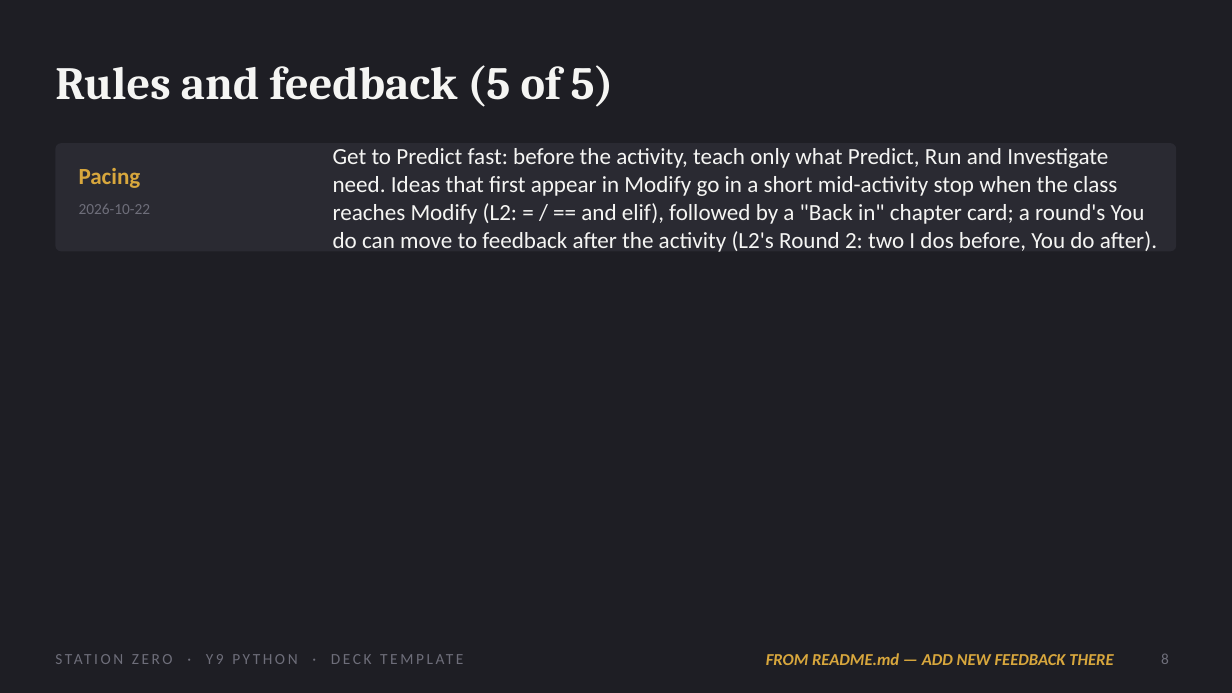
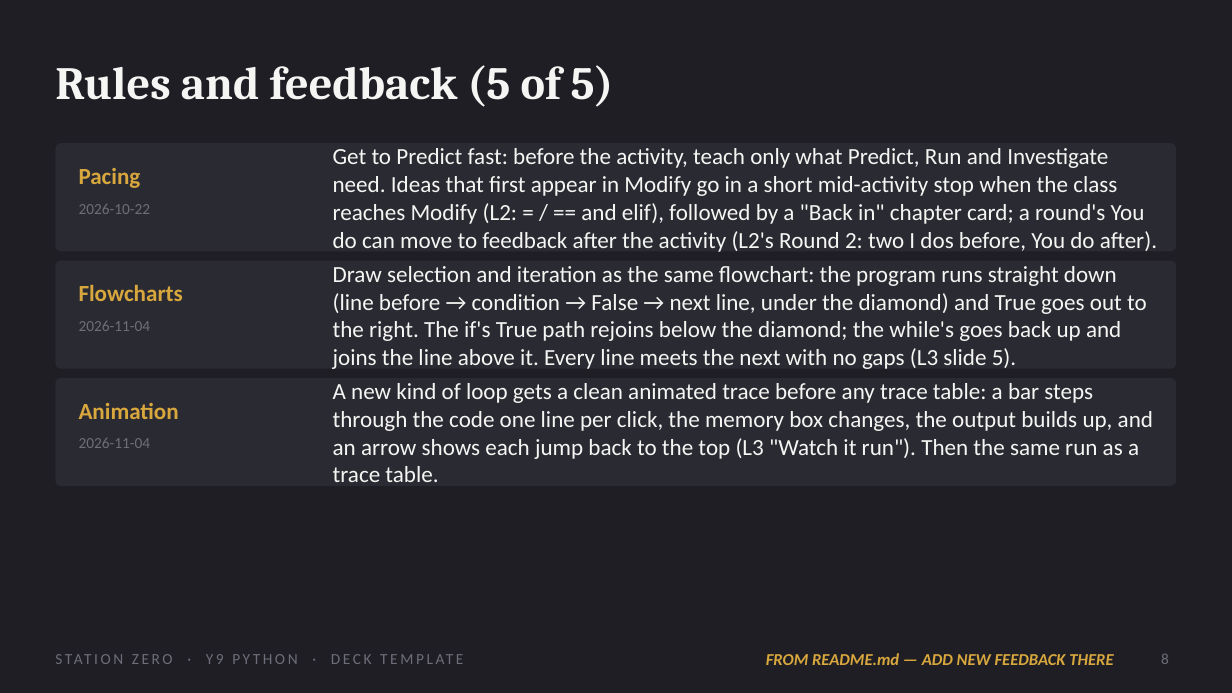
Before and after one commit to OGAComputing/interactive, a slide deck: slide 8 of _presentations/Y9_Python/Y9_Python_Deck_Template.pptx. Drawn at 1232x693 pixels with LibreOffice and Linux fonts; fonts in the diff are those of the drawing. Boxes give left, top, right and bottom in pixels: in the first picture for what was removed or moved away, otherwise in the second. Text is boxed around its words. In the diff, an @@ line names an element or a change of style, - is before the commit and + after.

```diff
--- a/_presentations/Y9_Python/Y9_Python_Deck_Template.pptx
+++ b/_presentations/Y9_Python/Y9_Python_Deck_Template.pptx
@@ rounded rectangle added at (x1=55, y1=261, x2=1177, y2=369), fill #2A2A32 @@
@@ text added at (x1=333, y1=266, x2=1147, y2=369), 18 pt, text #F5F5F3 @@
+Draw selection and iteration as the same flowchart: the program runs straight down (line before → condition → False → next line, under the diamond) and True goes out to the right. The if's True path rejoins below the diamond; the while's goes back up and joins the line above it. Every line meets the next with no gaps (L3 slide 5).
@@ text added at (x1=79, y1=285, x2=183, y2=301), 18 pt, text #D8A73D, bold @@
+Flowcharts
@@ text added at (x1=79, y1=321, x2=151, y2=331), 12 pt, text #6E6E7A @@
+2026-11-04
@@ rounded rectangle added at (x1=55, y1=378, x2=1177, y2=486), fill #2A2A32 @@
@@ text added at (x1=333, y1=383, x2=1153, y2=482), 18 pt, text #F5F5F3 @@
+A new kind of loop gets a clean animated trace before any trace table: a bar steps through the code one line per click, the memory box changes, the output builds up, and an arrow shows each jump back to the top (L3 "Watch it run"). Then the same run as a trace table.
@@ text added at (x1=79, y1=403, x2=179, y2=419), 18 pt, text #D8A73D, bold @@
+Animation
@@ text added at (x1=79, y1=438, x2=151, y2=448), 12 pt, text #6E6E7A @@
+2026-11-04
```
Also in this commit, not shown: 1 other slide changed, 9 other files.
